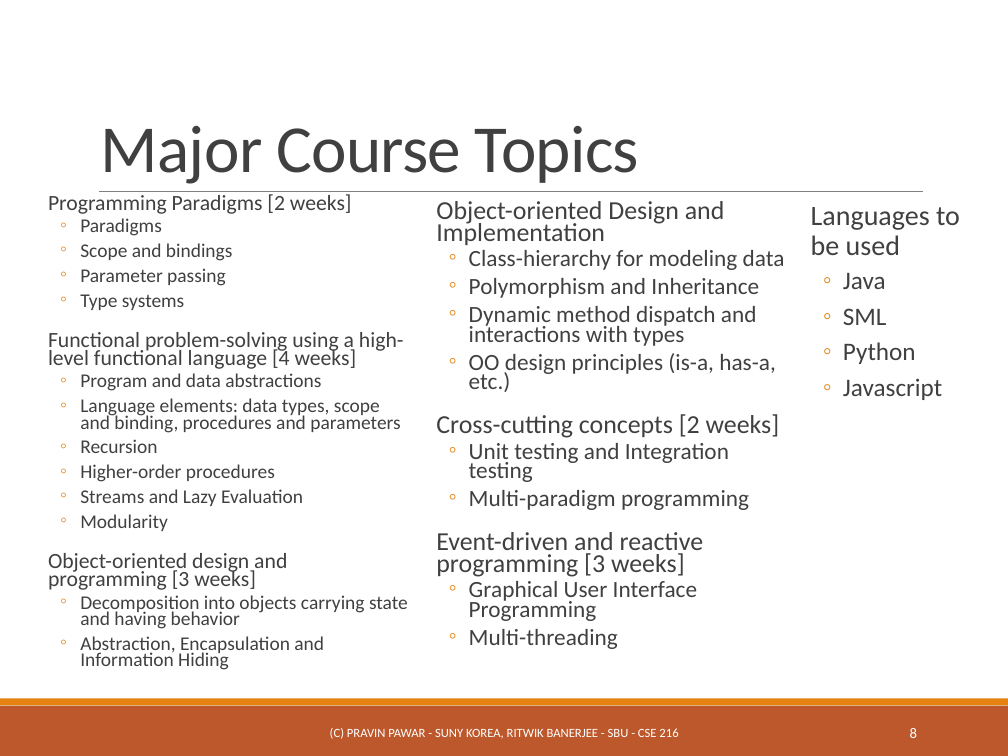
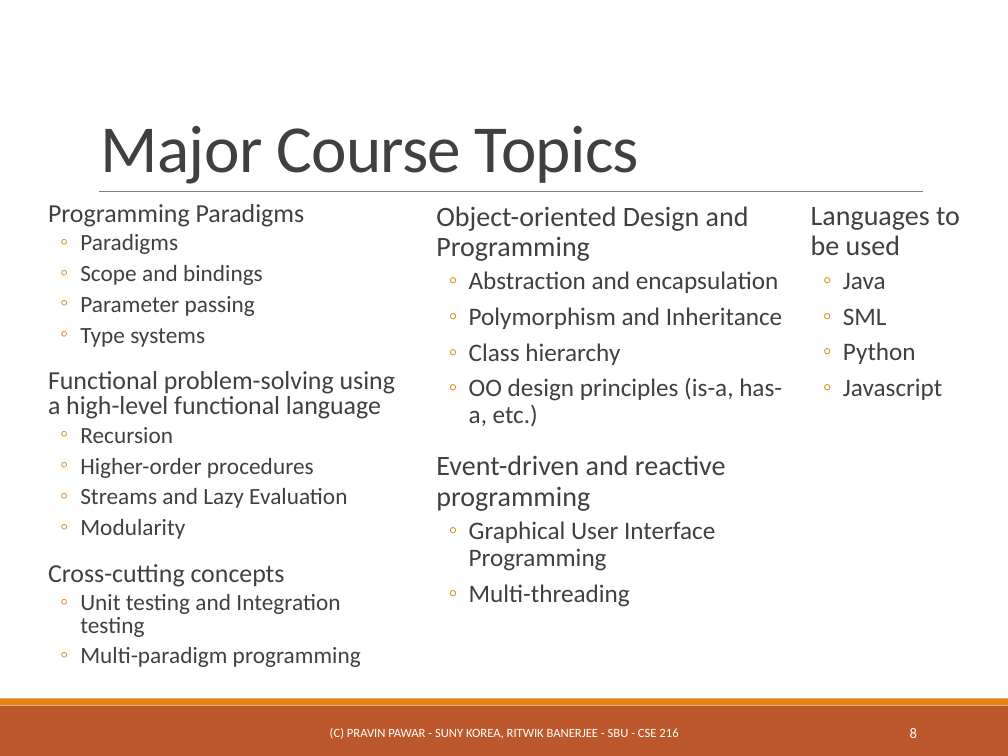
Before and after one commit to ppawar/ppawar.github.io, a slide deck: slide 8 of CSE216-S19/slides/PPT/CSE216_Lec0.pptx. Drawn at 1008x756 pixels with LibreOffice and Linux fonts; fonts in the diff are those of the drawing. Boxes give left, top, right and bottom in pixels: in the first picture for what was removed or moved away, otherwise in the second. Text is boxed around its words. In the diff, an @@ line names an element or a change of style, - is before the commit and + after.

```diff
--- a/CSE216-S19/slides/PPT/CSE216_Lec0.pptx
+++ b/CSE216-S19/slides/PPT/CSE216_Lec0.pptx
@@ text "Programming Paradigms": place and size @@
-text "Programming Paradigms" at (48,194,408,670)
+text "Programming Paradigms" at (48,204,395,667)
@@ text at (48,204,305,227): text changed; size 15.5 to 18.5 pt @@
-  Programming Paradigms [2 weeks]
+  Programming Paradigms
@@ text at (436,206,779,293): text changed; size 18.5 to 20 pt @@
-  Object-oriented Design and Implementation
-  ◦ Class-hierarchy for modeling data
+  Object-oriented Design and Programming
+  ◦ Abstraction and encapsulation
@@ text at (80,234,347,539): size 13.9 to 16.6 pt in "Paradigms", "Scope and bindings", "Parameter passing", "Type systems" and 4 more places; line spacing 0.7 to 0.8 @@
@@ text at (469,307,782,607): size 16.6 to 18 pt in "Polymorphism and Inheritance", "OO design principles (is-a, has-a, etc.)", "Graphical User Interface Programming", "Multi-threading"; line spacing 0.7 to 0.9 @@
@@ text at (469,343,620,365): text changed; size 16.6 to 18 pt @@
-  ◦ Dynamic method dispatch and interactions with types
+  ◦ Class hierarchy
@@ text at (48,371,395,419): text changed; size 13.9 to 18.5 pt @@
-  Functional problem-solving using a high-level functional language [4 weeks]
-  ◦ Program and data abstractions
-  ◦ Language elements: data types, scope and binding, procedures and parameters
+  Functional problem-solving using a high-level functional language
@@ text at (436,455,726,511): text changed; size 18.5 to 20 pt @@
-  Cross-cutting concepts [2 weeks]
-  ◦ Unit testing and Integration testing
-  ◦ Multi-paradigm programming
-  Event-driven and reactive programming [3 weeks]
+  Event-driven and reactive programming
@@ text at (48,564,361,667): text changed; size 13.9 to 16.6 pt @@
-  Object-oriented design and programming [3 weeks]
-  ◦ Decomposition into objects carrying state and having behavior
-  ◦ Abstraction, Encapsulation and Information Hiding
+  Cross-cutting concepts
+  ◦ Unit testing and Integration testing
+  ◦ Multi-paradigm programming
```
Also in this commit, not shown: 26 other files.
